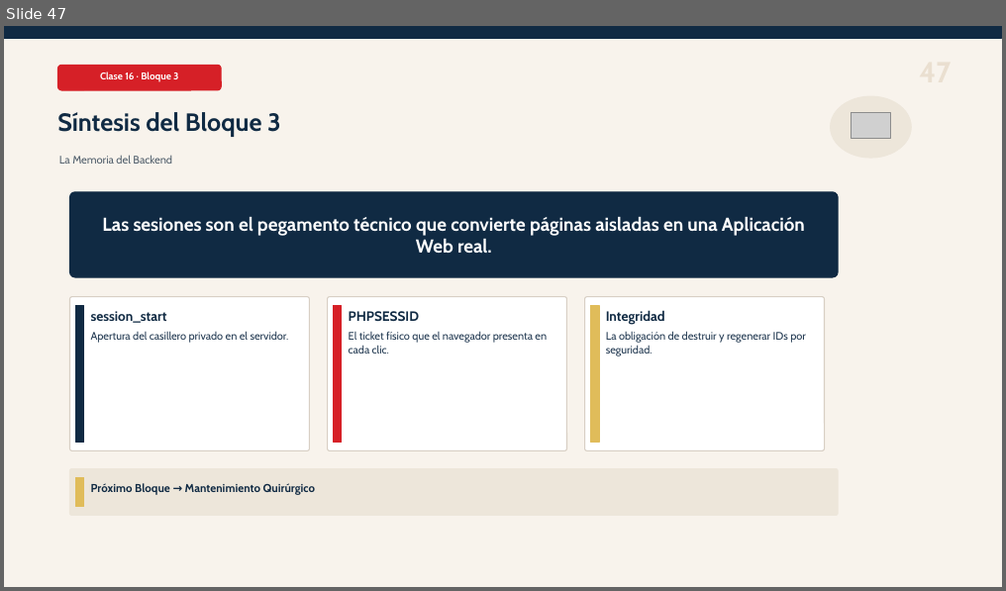
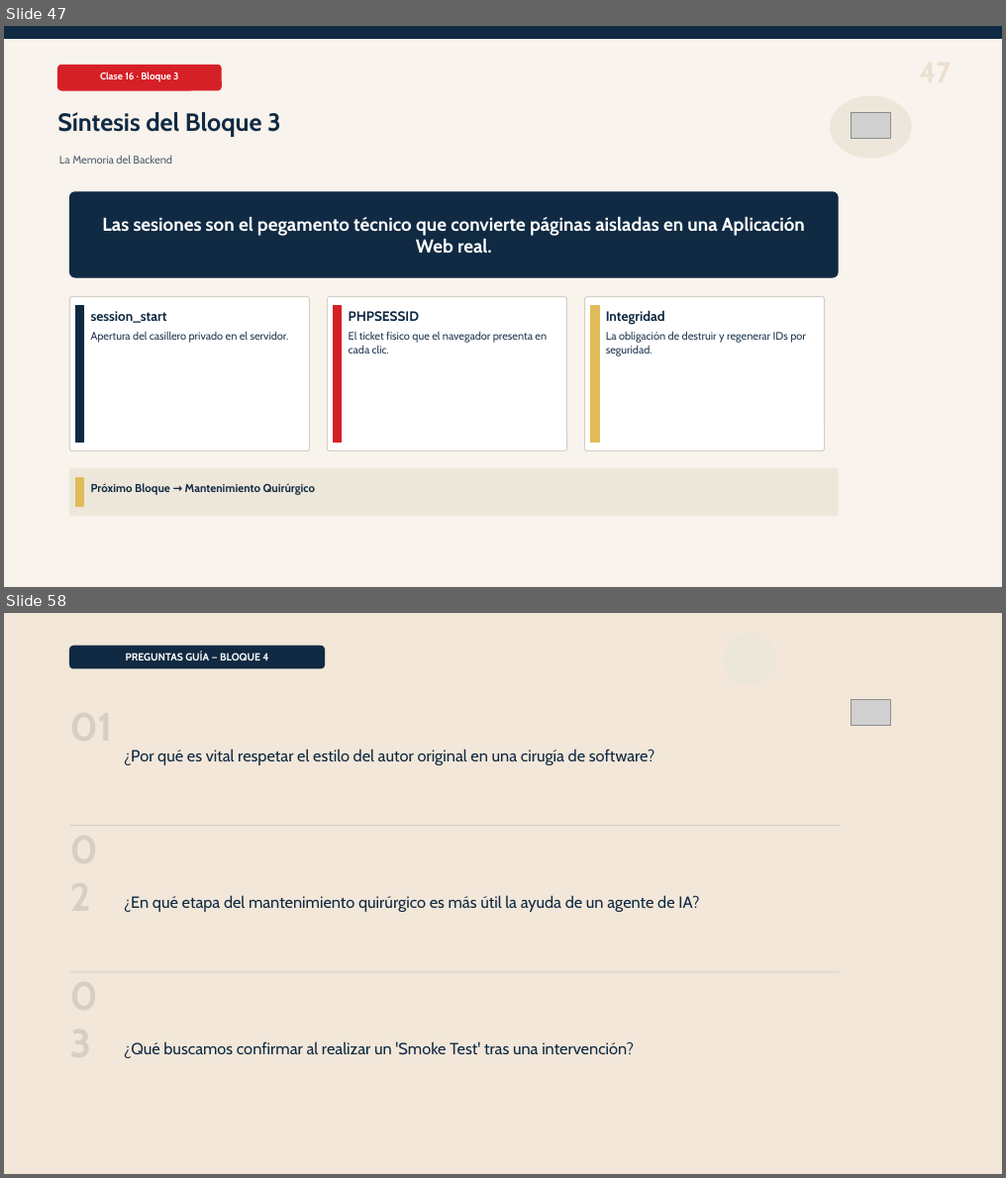
Before and after one commit to Dieg0Code/PRO301_Taller_de_Aplicaciones_para_Internet, a slide deck: clases/semana-06/01/ppt/Clase-16-Legacy-PHP.pptx. Shown one above the other, each under a label of ours: slide 47 before the commit, slides 47 and 58 after it; the slides between them are not shown. The pictures are 1006x591 and 1006x1178 pixels, drawn with LibreOffice and Linux fonts; fonts in the diff are those of the drawing; grey boxes stand for pictures. Boxes give left, top, right and bottom in pixels: in the first picture for what was removed or moved away, otherwise in the second. Text is boxed around its words. In the diff, an @@ line names an element or a change of style, - is before the commit and + after.

```diff
--- a/clases/semana-06/01/ppt/Clase-16-Legacy-PHP.pptx
+++ b/clases/semana-06/01/ppt/Clase-16-Legacy-PHP.pptx
@@ slide 58 added at [4,613,1002,1174], background #F2E7D9 @@
@@ ellipse added at [724,634,775,685], fill #EDE6DA, outline #EDE6DA 1 pt @@
@@ rounded rectangle added at [70,646,325,668], fill #102A43, outline #102A43 1 pt @@
@@ text added at [126,653,268,661], 10 pt, text #FFFFFF, bold @@
+PREGUNTAS GUÍA — BLOQUE 4
@@ picture added at [850,700,891,725] @@
@@ text added at [124,749,654,765], 15.6 pt, text #102A43 @@
+¿Por qué es vital respetar el estilo del autor original en una cirugía de software?
@@ line added from (70, 826) to (840, 826), #D8CFC4 1 pt @@
@@ text added at [70,847,113,897], 38 pt, text #D8CFC4, bold @@
+02
@@ text added at [124,895,699,912], 15.6 pt, text #102A43 @@
+¿En qué etapa del mantenimiento quirúrgico es más útil la ayuda de un agente de IA?
@@ line added from (70, 972) to (840, 972), #D8CFC4 1 pt @@
@@ text added at [70,993,113,1045], 38 pt, text #D8CFC4, bold @@
+03
@@ text added at [124,1042,634,1059], 15.6 pt, text #102A43 @@
+¿Qué buscamos confirmar al realizar un 'Smoke Test' tras una intervención?
```
Also in this commit, not shown: 1 slide changed, 13 other slides added, 1 other file.
